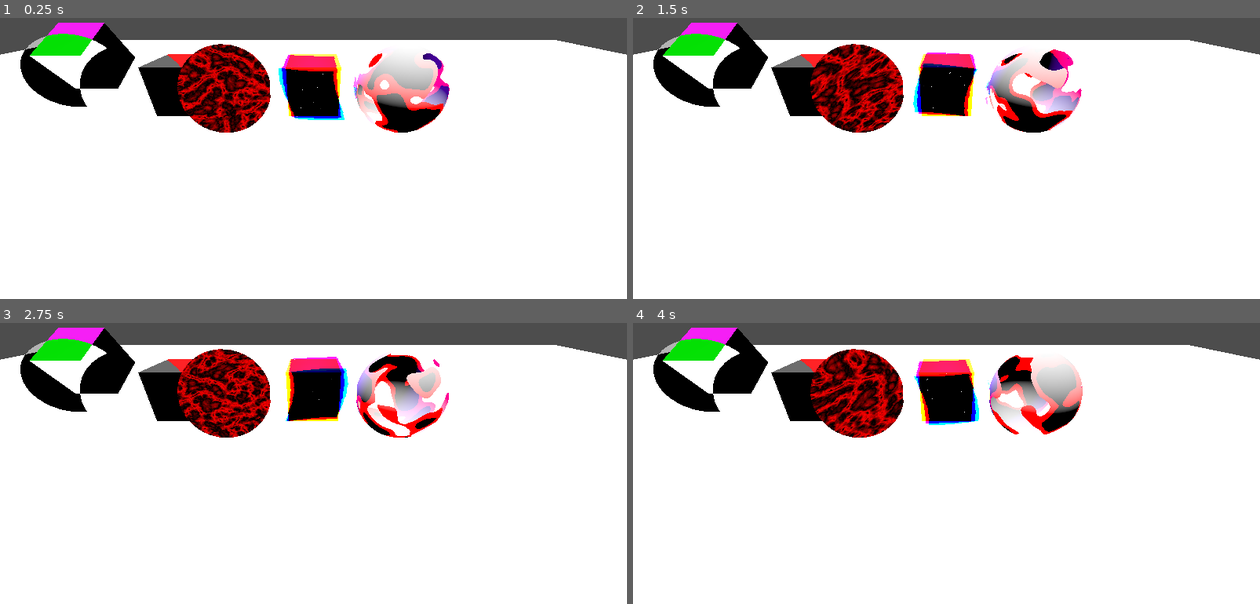
Above: before the commit, frames 1-4 (two rows, left to right).
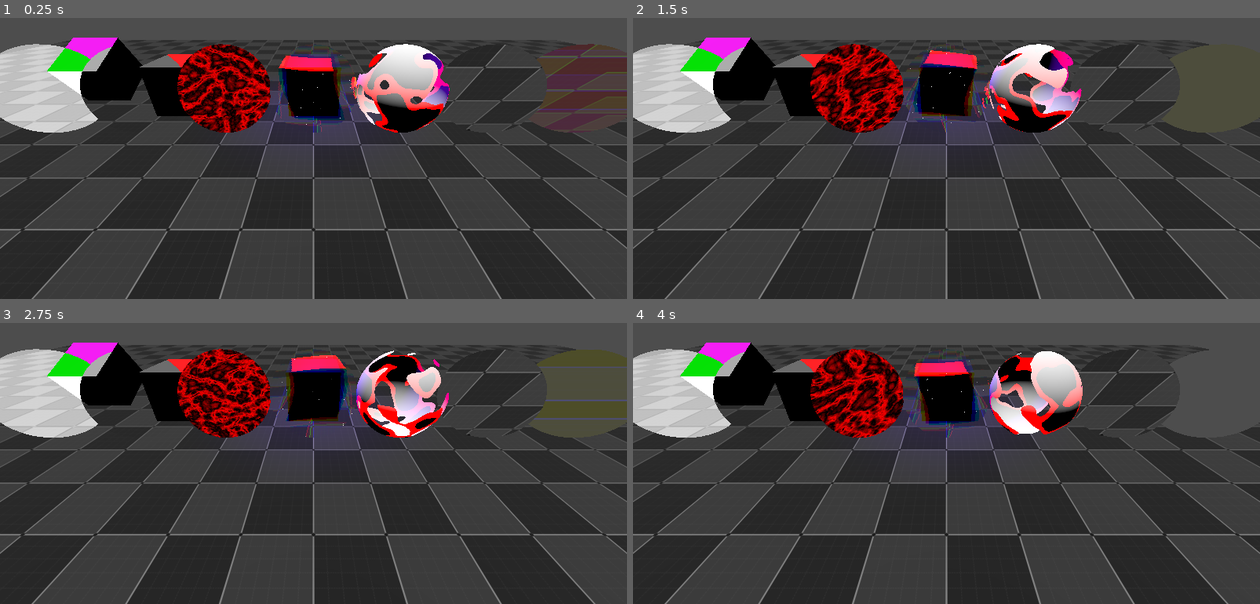
Above: after the commit, the same moments.

Repository: 2004HondaCivic2004/shaders
Game: Godot game, scene res://master.tscn
The game is run twice, just before and just after one commit, with the same random seed, the same clock (stepped at 60 frames per second) and the same inputs.
Inputs:
- Up to frame 1 (0.25 s): no input
- Up to frame 2 (1.5 s): no input
- Up to frame 3 (2.75 s): no input
- Up to frame 4 (4 s): no input

The runs differ from the first frame. In frame 1, 82% of the frame differs, in the area x 0-100%, y 1-100%; in frame 2, 82%; in frame 3, 82%; in frame 4, 82%.

Commit message:
added vomit and upsidedown

Diff:
--- a/master.tscn
+++ b/master.tscn
@@ -1,12 +1,37 @@
-[gd_scene load_steps=9 format=3 uid="uid://ckysvtxyqmj4q"]
+[gd_scene load_steps=12 format=3 uid="uid://ckysvtxyqmj4q"]
 
 [ext_resource type="PackedScene" uid="uid://cb7urw2qm6pse" path="res://scenes/dissolve.tscn" id="1_te040"]
 [ext_resource type="PackedScene" uid="uid://c2qvdex2h87em" path="res://scenes/portal.tscn" id="2_s35ub"]
 [ext_resource type="PackedScene" uid="uid://6mcgjhjw7nqm" path="res://scenes/chromatic-abberation-sphere.tscn" id="3_h2bm4"]
 [ext_resource type="PackedScene" uid="uid://dtdxqm5i63hej" path="res://scenes/grayscale.tscn" id="4_8aqai"]
 [ext_resource type="PackedScene" uid="uid://bwm15rvqy68x5" path="res://scenes/invert.tscn" id="5_viqro"]
+[ext_resource type="PackedScene" uid="uid://bxx84jp1w88sg" path="res://scenes/upsidedown.tscn" id="6_8usfs"]
+[ext_resource type="Shader" uid="uid://bswo0h21foy0j" path="res://shaders (not original)/dashed-grid.gdshader" id="6_ofr4s"]
+[ext_resource type="PackedScene" uid="uid://cycmegv2htsot" path="res://scenes/vomit.tscn" id="7_7quwi"]
 
-[sub_resource type="StandardMaterial3D" id="StandardMaterial3D_viqro"]
+[sub_resource type="ShaderMaterial" id="ShaderMaterial_8usfs"]
+render_priority = 0
+shader = ExtResource("6_ofr4s")
+shader_parameter/subdivisions = 32.0
+shader_parameter/grid_width = 0.02
+shader_parameter/background_color = Color(0.2, 0.2, 0.2, 1)
+shader_parameter/background_color_two = Color(0.1, 0.1, 0.1, 1)
+shader_parameter/grid_color = Color(0.5, 0.5, 0.5, 1)
+shader_parameter/dashed_scale_x = 0.02
+shader_parameter/dashed_scale_y = 0.02
+shader_parameter/dashed_count_x = 1.0
+shader_parameter/dashed_count_y = 1.0
+shader_parameter/point_width = 0.021
+shader_parameter/point_color = Color(0, 0, 0, 1)
+shader_parameter/point_scale_x = 0.05
+shader_parameter/point_scale_y = 0.05
+shader_parameter/inside_width = 0.01
+shader_parameter/inside_subdivisions = 6.0
+shader_parameter/inside_color = Color(0.4, 0.4, 0.4, 1)
+shader_parameter/in_dashed_scale_x = 0.3
+shader_parameter/in_dashed_scale_y = 0.3
+shader_parameter/in_dashed_count_x = 6.0
+shader_parameter/in_dashed_count_y = 6.0
 
 [sub_resource type="StandardMaterial3D" id="StandardMaterial3D_8aqai"]
 albedo_color = Color(1, 0, 0, 1)
@@ -33,10 +58,19 @@
 [node name="Portal2" parent="Node3D2" instance=ExtResource("4_8aqai")]
 transform = Transform3D(1, 0, 0, 0, 1, 0, 0, 0, 1, -4, 0, 0)
 
+[node name="Portal3" parent="Node3D2" instance=ExtResource("5_viqro")]
+transform = Transform3D(1, 0, 0, 0, 1, 0, 0, 0, 1, -6, 0, 0)
+
+[node name="Portal4" parent="Node3D2" instance=ExtResource("6_8usfs")]
+transform = Transform3D(1, 0, 0, 0, 1, 0, 0, 0, 1, 4, 0, 0)
+
+[node name="Portal5" parent="Node3D2" instance=ExtResource("7_7quwi")]
+transform = Transform3D(1, 0, 0, 0, 1, 0, 0, 0, 1, 6, 0, 0)
+
 [node name="CSGBox3D" type="CSGBox3D" parent="."]
 transform = Transform3D(1, 0, 0, 0, 1, 0, 0, 0, 1, 0, -2.06461, 0)
 size = Vector3(40, 1, 40)
-material = SubResource("StandardMaterial3D_viqro")
+material = SubResource("ShaderMaterial_8usfs")
 
 [node name="CSGBox3D" type="CSGBox3D" parent="CSGBox3D"]
 transform = Transform3D(1.5, 0, 0, 0, 1.5, 0, 0, 0, 1.5, 0, 1.5, -6.888)
@@ -47,7 +81,7 @@
 material = SubResource("StandardMaterial3D_8aqai")
 
 [node name="CSGBox3D3" type="CSGBox3D" parent="CSGBox3D"]
-transform = Transform3D(1.5, 0, 0, 0, 1.30493, -0.739706, 0, 0.739706, 1.30493, -7.55394, 2.12354, -7.81147)
+transform = Transform3D(1.5, 0, 0, 0, 1.30493, -0.739706, 0, 0.739706, 1.30493, -7.31077, 1.66252, -7.81147)
 material = SubResource("StandardMaterial3D_ofr4s")
 
 [node name="DirectionalLight3D" type="DirectionalLight3D" parent="."]
@@ -57,6 +91,3 @@
 transform = Transform3D(1, 0, 0, 0, 1, 0, 0, 0, 1, 0, 0.872312, -7.50905)
 light_color = Color(0.47451, 0, 1, 1)
 light_energy = 5.0
-
-[node name="Portal" parent="." instance=ExtResource("5_viqro")]
-transform = Transform3D(1, 0, 0, 0, 1, 0, 0, 0, 1, -6.70231, 0, -6.36872)
--- /dev/null
+++ b/scenes/upsidedown.tscn
@@ -0,0 +1,16 @@
+[gd_scene load_steps=3 format=3 uid="uid://bxx84jp1w88sg"]
+
+[ext_resource type="Shader" uid="uid://bti7y1o8e1mxb" path="res://shaders (original)/upsidedown.gdshader" id="1_2h1s2"]
+
+[sub_resource type="ShaderMaterial" id="ShaderMaterial_dbge3"]
+render_priority = 0
+shader = ExtResource("1_2h1s2")
+
+[node name="Portal" type="Node3D"]
+
+[node name="Cube" type="CSGSphere3D" parent="."]
+transform = Transform3D(0.999815, -0.0162851, 0.0102387, 0.0163758, 0.999827, -0.00883833, -0.010093, 0.00900436, 0.999909, 0, 0, 0)
+material_override = SubResource("ShaderMaterial_dbge3")
+radius = 1.0
+radial_segments = 40
+rings = 20
--- /dev/null
+++ b/scenes/vomit.tscn
@@ -0,0 +1,16 @@
+[gd_scene load_steps=3 format=3 uid="uid://cycmegv2htsot"]
+
+[ext_resource type="Shader" uid="uid://ckatfxc6vm53u" path="res://shaders (original)/vomit.gdshader" id="1_lchm1"]
+
+[sub_resource type="ShaderMaterial" id="ShaderMaterial_bfy70"]
+render_priority = 0
+shader = ExtResource("1_lchm1")
+
+[node name="Portal" type="Node3D"]
+
+[node name="Cube" type="CSGSphere3D" parent="."]
+transform = Transform3D(0.999815, -0.0162851, 0.0102387, 0.0163758, 0.999827, -0.00883833, -0.010093, 0.00900436, 0.999909, 0, 0, 0)
+material_override = SubResource("ShaderMaterial_bfy70")
+radius = 1.0
+radial_segments = 40
+rings = 20
--- /dev/null
+++ b/shaders (not original)/dashed-grid.gdshader
@@ -0,0 +1,121 @@
+shader_type spatial;
+
+uniform float subdivisions : hint_range(1, 1024, 1.0) = 32;
+uniform float grid_width : hint_range(0.0, 1.0, 0.01) = 0.02;
+uniform vec3 background_color : source_color = vec3(0.2, 0.2, 0.2);
+uniform vec3 background_color_two : source_color = vec3(0.1, 0.1, 0.1);
+uniform vec3 grid_color : source_color = vec3(0.5, 0.5, 0.5);
+uniform float dashed_scale_x : hint_range(0.0, 0.99, 0.01) = 0.02;
+uniform float dashed_scale_y : hint_range(0.0, 0.99, 0.01) = 0.02;
+uniform float dashed_count_x : hint_range(0.0, 16.0, 1.0) = 1.0;
+uniform float dashed_count_y : hint_range(0.0, 16.0, 1.0) = 1.0;
+
+group_uniforms Point;
+uniform float point_width : hint_range(0.0, 1.0, 0.01) = 0.021;
+uniform vec3 point_color : source_color = vec3(0.0, 0.0, 0.0);
+uniform float point_scale_x : hint_range(0.0, 1.0, 0.01) = 0.05;
+uniform float point_scale_y : hint_range(0.0, 1.0, 0.01) = 0.05;
+
+group_uniforms InsideGrid;
+uniform float inside_width : hint_range(0.0, 1.0, 0.01) = 0.01;
+uniform float inside_subdivisions : hint_range(1, 9, 1) = 6;
+uniform vec3  inside_color : source_color = vec3(0.4, 0.4, 0.4);
+uniform float in_dashed_scale_x : hint_range(0.0, 0.99, 0.01) = 0.3;
+uniform float in_dashed_scale_y : hint_range(0.0, 0.99, 0.01) = 0.3;
+uniform float in_dashed_count_x : hint_range(0.0, 18.0, 1.0) = 6.0;
+uniform float in_dashed_count_y : hint_range(0.0, 18.0, 1.0) = 6.0;
+
+
+float grid(vec2 uv, vec2 lineWidth,bool check) {
+	vec4 uvDDXY = vec4(dFdx(uv), dFdy(uv));
+	vec2 uvDeriv = vec2(length(uvDDXY.xz), length(uvDDXY.yw));
+
+	bvec2 invertLine = bvec2(lineWidth.x > 0.5, lineWidth.y > 0.5); //RV
+	vec2 targetWidth = vec2(
+		invertLine.x ? 1.0 - lineWidth.x : lineWidth.x,
+		invertLine.y ? 1.0 - lineWidth.y : lineWidth.y
+		);
+
+
+	vec2 lineAA = uvDeriv * 1.5;
+	vec2 gridUV = abs((fract(uv)) * 2.0 - 1.0);
+
+
+	if (check == true){
+		targetWidth = vec2(1.0);
+		lineAA *= 1.5;
+
+		float index = 0.0;
+		index += step(1.0, mod(uv.x, 2.0));
+		index += step(1.0, mod(uv.y, 2.0)) * 2.0;
+
+		if (index == 1.0 || index == 2.0) {
+			lineAA = -lineAA;
+		}
+	} else  {
+		gridUV = vec2(
+			invertLine.x ? gridUV.x : 1.0 - gridUV.x,
+			invertLine.y ? gridUV.y : 1.0 - gridUV.y
+		);
+	}
+
+	vec2 drawWidth = clamp(targetWidth, uvDeriv, vec2(1.0));
+	vec2 gridBase = smoothstep(drawWidth + lineAA, drawWidth - lineAA, gridUV);
+
+
+	gridBase *= clamp(targetWidth / drawWidth, 0.0, 1.0);
+	gridBase = mix(gridBase , targetWidth , clamp((uvDeriv * 2.0 - 1.0) , 0.0, 1.0));
+	gridBase.x = invertLine.x ? 1.0 - gridBase.x : gridBase.x;
+	gridBase.y = invertLine.y ? 1.0 - gridBase.y : gridBase.y;
+
+
+	return mix(gridBase.x, 1.0, gridBase.y);
+}
+
+
+float dashed_grid(vec2 uv, vec2 lineWidth, vec2 dot_width, vec2 count, float add){
+	//Inverts the width values
+	lineWidth = 1.0 - lineWidth;
+	//Create two "masks", one for X and one for Y
+	float gridX = 1.0 - grid(vec2(uv.x * count.x, uv.y + add), vec2(dot_width.x, lineWidth.x), false);
+	float gridY = 1.0 - grid(vec2(uv.y * count.y, uv.x + add), vec2(dot_width.y, lineWidth.y), false);
+
+	float grid = mix(gridX, 1.0, gridY);
+	return grid;
+}
+
+
+void fragment() {
+	//Subdividing uv
+	vec2 uv = UV * subdivisions;
+
+	//CheckerBoard
+	float checkeredGrid = grid(uv , vec2(0.5), true);
+
+	//Grid
+	float mainGrid = dashed_grid(
+			uv , vec2(grid_width), vec2(dashed_scale_x, dashed_scale_y),
+			vec2(dashed_count_x, dashed_count_y), 0.5);
+
+	//Inside Grid
+	float insideGrid = dashed_grid(
+			uv * inside_subdivisions, vec2(inside_width),
+			vec2(in_dashed_scale_x, in_dashed_scale_y),
+			vec2(in_dashed_count_x, in_dashed_count_y), 0.5);
+
+	//Points
+	float pointGrid = dashed_grid(
+			uv + 0.5, vec2(point_width),
+			1.0 - vec2(point_scale_x , point_scale_y),
+			vec2(1.0), 0.0);
+
+	//Add final color
+	vec3 grid = mix(background_color, background_color_two, checkeredGrid);
+	if (insideGrid != 0.0) grid = mix(grid, inside_color, insideGrid);
+	if (mainGrid != 0.0) grid = mix(grid, grid_color, mainGrid);
+	if (pointGrid != 0.0) grid = mix(grid, point_color, pointGrid);
+
+	ALBEDO = grid;
+
+
+}
--- /dev/null
+++ b/shaders (original)/upsidedown.gdshader
@@ -0,0 +1,26 @@
+shader_type spatial;
+render_mode unshaded, cull_disabled;
+
+uniform sampler2D screen_texture: hint_screen_texture;
+
+void vertex() {
+	// Called for every vertex the material is visible on.
+}
+
+void fragment()
+{
+	// Called for every pixel the material is visible on.
+
+//vec3 newColour = vec3(COLOR.r + COLOR.g + COLOR.b/3.0);
+float r = texture(screen_texture, 1.0 - SCREEN_UV).r;
+float g = texture(screen_texture, 1.0 - SCREEN_UV).g;
+float b = texture(screen_texture, 1.0 - SCREEN_UV).b;
+
+ALBEDO = vec3(r,g,b);
+
+}
+
+//void light() {
+//	// Called for every pixel for every light affecting the material.
+//	// Uncomment to replace the default light processing function with this one.
+//}
--- /dev/null
+++ b/shaders (original)/vomit.gdshader
@@ -0,0 +1,25 @@
+shader_type spatial;
+render_mode unshaded, cull_disabled;
+
+uniform sampler2D screen_texture: hint_screen_texture;
+
+void vertex() {
+	// Called for every vertex the material is visible on.
+}
+
+void fragment()
+{
+	// Called for every pixel the material is visible on.
+
+//vec3 newColour = vec3(COLOR.r + COLOR.g + COLOR.b/3.0);
+float r = texture(screen_texture, vec2(sin(TIME) - SCREEN_UV.y, cos(TIME) - SCREEN_UV.x)).r;
+float g = texture(screen_texture, cos(TIME) - SCREEN_UV).g;
+float b = texture(screen_texture, sin(TIME) + SCREEN_UV).b;
+ALBEDO = vec3(r,g,b);
+
+}
+
+//void light() {
+//	// Called for every pixel for every light affecting the material.
+//	// Uncomment to replace the default light processing function with this one.
+//}
Not shown, added: shaders (not original)/dashed-grid.gdshader.uid
Not shown, added: shaders (original)/upsidedown.gdshader.uid
Not shown, added: shaders (original)/vomit.gdshader.uid
